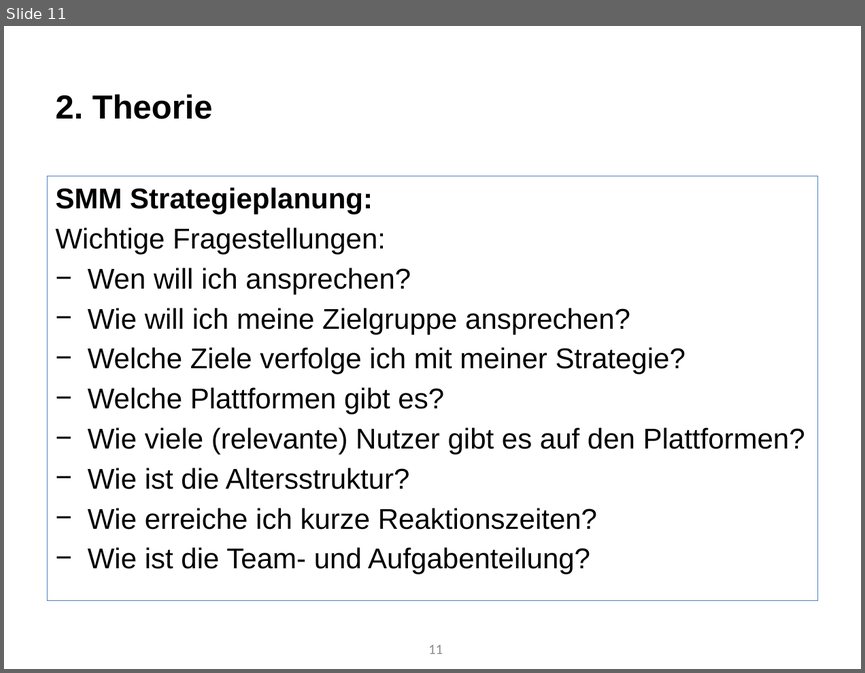
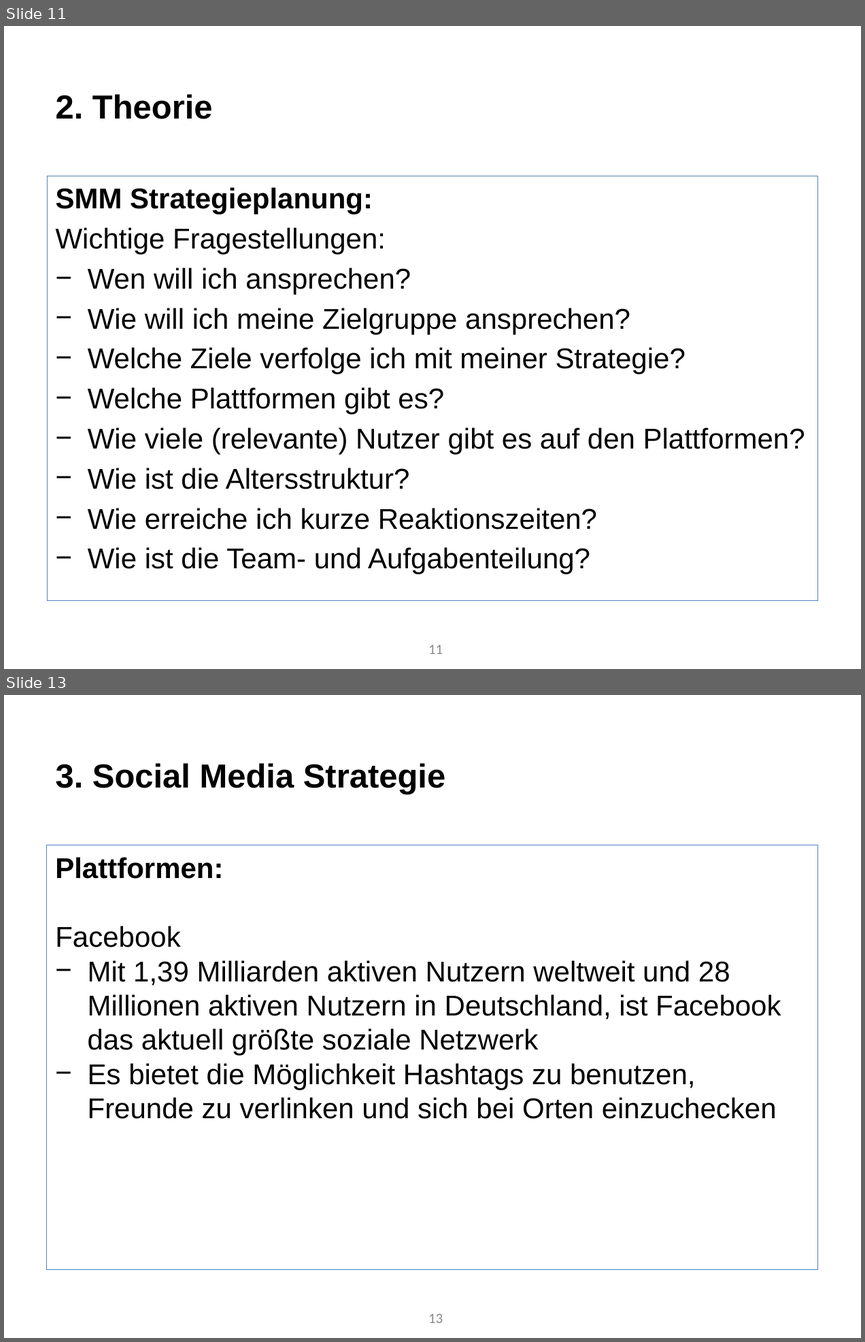
Before and after one commit to Roba1993/Happy-Hour, a slide deck: documents/marketing/Social Media Marketingkonzept/Marketingstrategie - Social Media (5.7).pptx. Shown one above the other, each under a label of ours: slide 11 before the commit, slides 11 and 13 after it; the slides between them are not shown. The pictures are 865x673 and 865x1342 pixels, drawn with LibreOffice and Linux fonts; fonts in the diff are those of the drawing. Boxes give left, top, right and bottom in pixels: in the first picture for what was removed or moved away, otherwise in the second. Text is boxed around its words. In the diff, an @@ line names an element or a change of style, - is before the commit and + after.

Commit message:
Version 1.0 Social Media Marketingkonzept

```diff
--- a/documents/marketing/Social Media Marketingkonzept/Marketingstrategie - Social Media (5.7).pptx
+++ b/documents/marketing/Social Media Marketingkonzept/Marketingstrategie - Social Media (5.7).pptx
@@ slide 13 added at (x1=4, y1=695, x2=861, y2=1338), background #FFFFFF @@
@@ text added at (x1=56, y1=763, x2=445, y2=794), 28 pt, text #000000, bold @@
+3. Social Media Strategie
@@ rectangle added at (x1=47, y1=845, x2=818, y2=1269), outline #4F81BD 0.75 pt @@
@@ text added at (x1=55, y1=857, x2=781, y2=1119), 24 pt, text #000000 @@
+Plattformen:
+Facebook
+− Mit 1,39 Milliarden aktiven Nutzern weltweit und 28 Millionen aktiven Nutzern in Deutschland, ist Facebook das aktuell größte soziale Netzwerk
+− Es bietet die Möglichkeit Hashtags zu benutzen, Freunde zu verlinken und sich bei Orten einzuchecken
@@ page number added at (x1=428, y1=1313, x2=443, y2=1323), 12 pt, text #8C8C8C @@
+13
```
Also in this commit, not shown: 7 slides changed, 2 other slides added.
